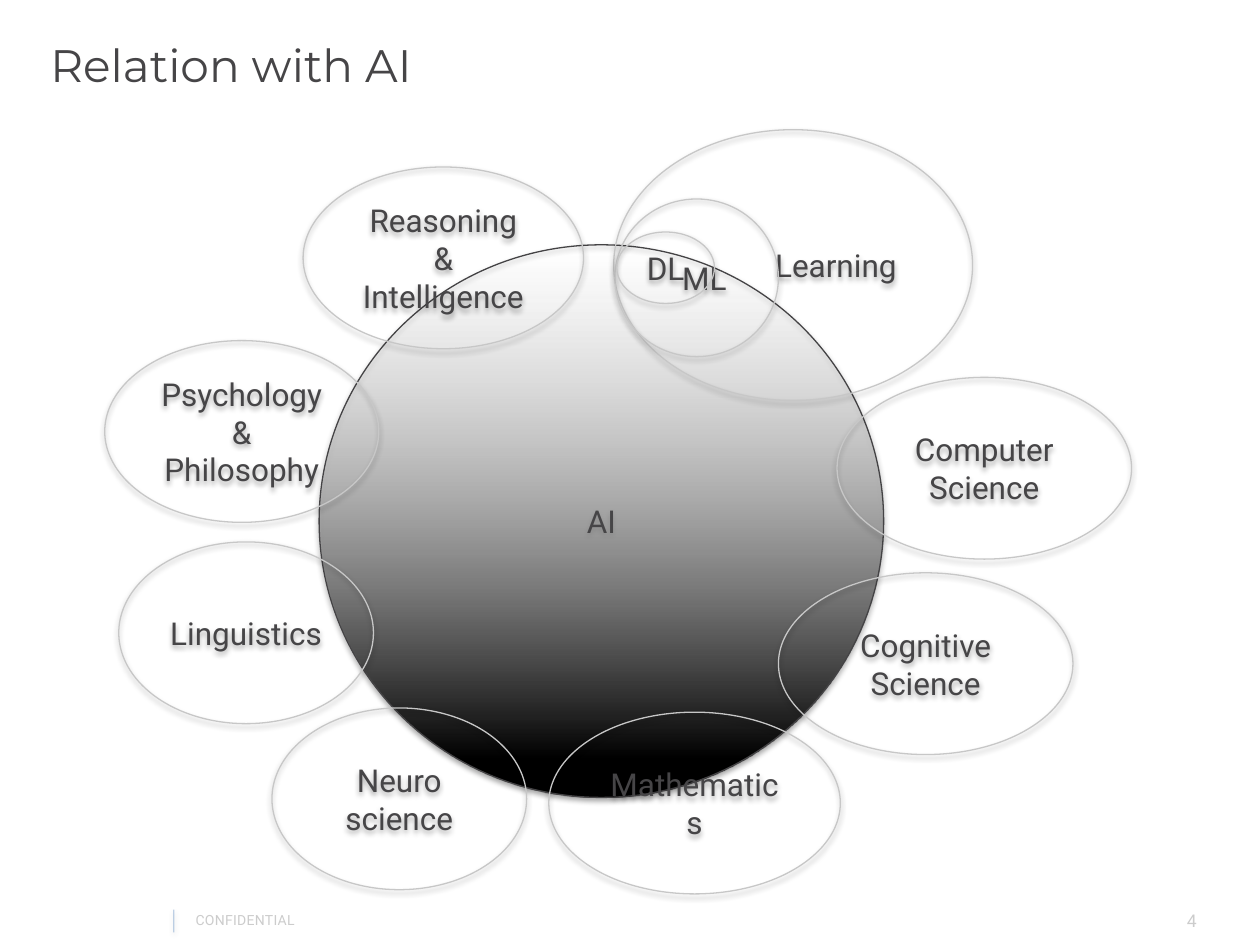
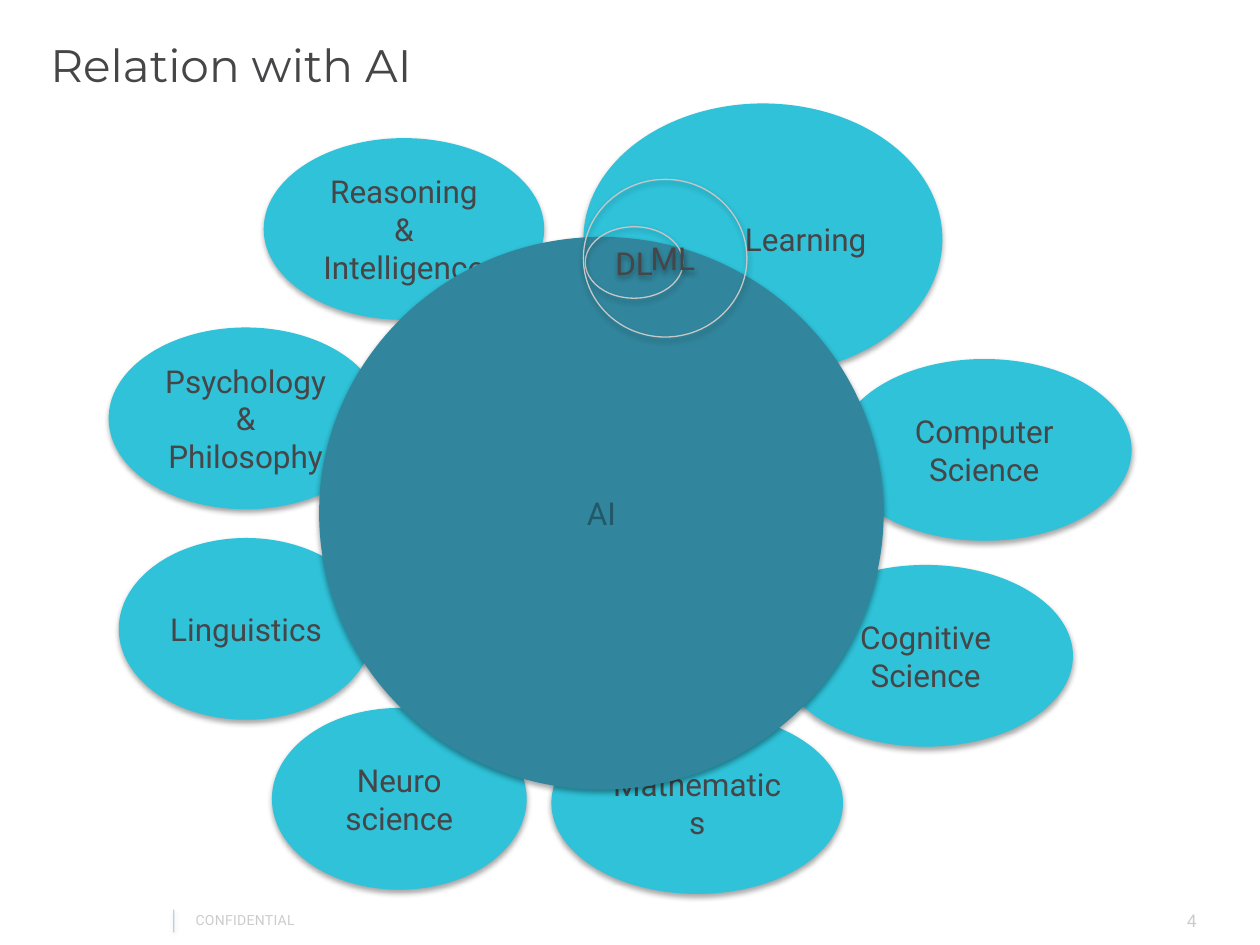
Before and after one commit to gautam0707/TechTalk1_Epam, a slide deck: slide 4 of TechTalk1.pptx. Drawn at 1260x945 pixels with LibreOffice and Linux fonts; fonts in the diff are those of the drawing; background and template pictures are left out. Boxes give left, top, right and bottom in pixels: in the first picture for what was removed or moved away, otherwise in the second. Text is boxed around its words. In the diff, an @@ line names an element or a change of style, - is before the commit and + after.

```diff
--- a/TechTalk1.pptx
+++ b/TechTalk1.pptx
@@ ellipse "Learning": place and size @@
-ellipse "Learning" at (614,130,973,401)
+ellipse "Learning" at (583,103,942,374)
@@ fill none to #2FC2D9; outline #C7C7C7 0.75 pt to none in 8 elements at (272,708,527,890), (552,712,843,893), (118,538,373,719), (779,564,1074,746), (108,328,382,509), (837,359,1131,541), (583,103,942,374), (263,139,544,320) @@
@@ ellipse "Reasoning & Intelligence": place and size @@
-ellipse "Reasoning & Intelligence" at (304,168,585,349)
+ellipse "Reasoning & Intelligence" at (263,139,544,320)
@@ ellipse "ML": place and size @@
-ellipse "ML" at (615,199,779,357)
+ellipse "ML" at (583,179,747,336)
@@ ellipse "AI": place and size @@
-ellipse "AI" at (319,244,883,798)
+ellipse "AI" at (319,237,883,790)
@@ ellipse "AI" at (319,237,883,790): text colour #464547 to #215968; fill gradient #000000 to #FFFFFF to #31859C; outline #444345 0.75 pt to none @@
@@ ellipse "DL": place and size @@
-ellipse "DL" at (617,232,716,304)
+ellipse "DL" at (586,227,684,299)
@@ ellipse "Psychology&": place and size @@
-ellipse "Psychology&" at (105,340,378,522)
+ellipse "Psychology&" at (108,328,382,509)
@@ ellipse "Computer Science": place and size @@
-ellipse "Computer Science" at (837,378,1131,559)
+ellipse "Computer Science" at (837,359,1131,541)
@@ ellipse "Linguistics": place and size @@
-ellipse "Linguistics" at (118,542,373,723)
+ellipse "Linguistics" at (118,538,373,719)
@@ ellipse "Cognitive Science": place and size @@
-ellipse "Cognitive Science" at (779,573,1074,755)
+ellipse "Cognitive Science" at (779,564,1074,746)
```
Also in this commit, not shown: 4 other slides changed, 2 slides added, 1 other file.
